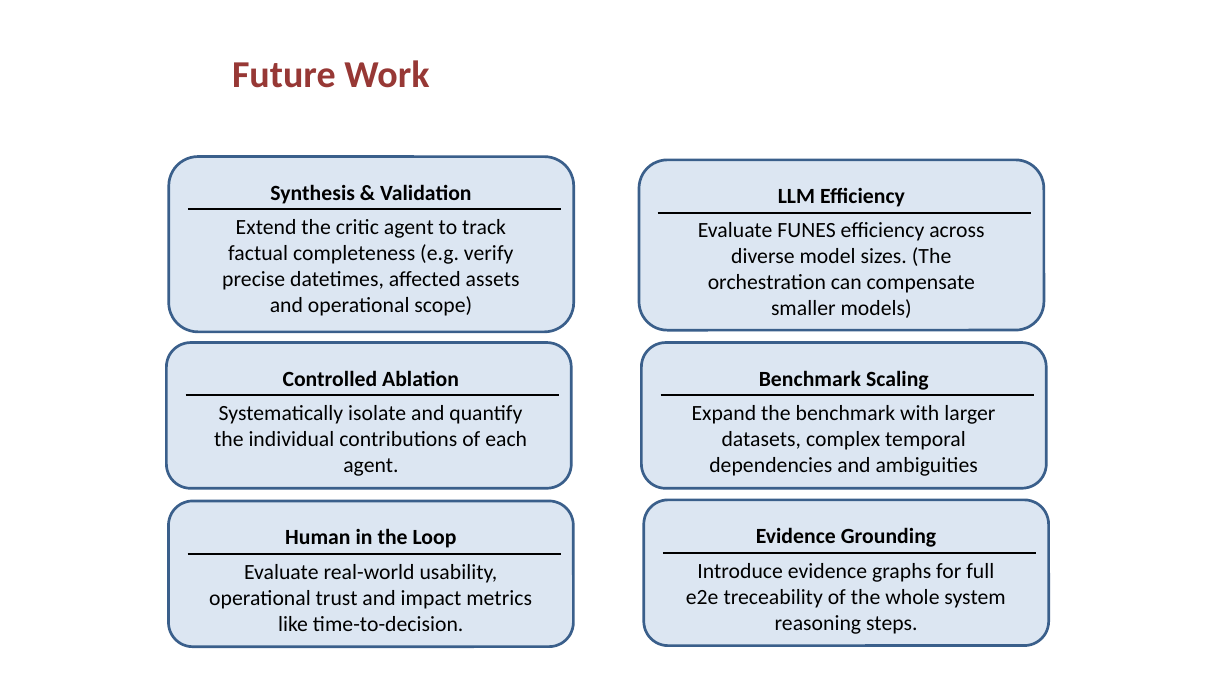
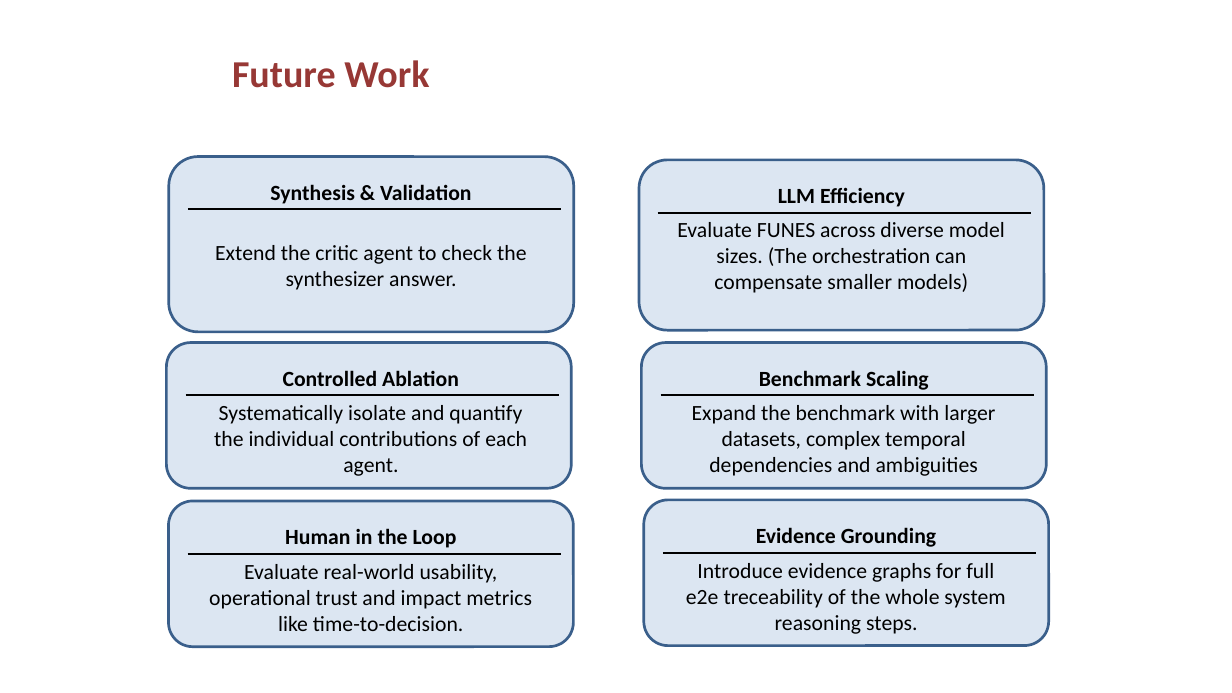
Before and after one commit to AntonLissa/AIRO-thesis, a slide deck: slide 22 of AIRO.pptx (slide 25 before the commit). Drawn at 1232x693 pixels with LibreOffice and Linux fonts; fonts in the diff are those of the drawing; background and template pictures are left out. Boxes give left, top, right and bottom in pixels: in the first picture for what was removed or moved away, otherwise in the second. Text is boxed around its words. In the diff, an @@ line names an element or a change of style, - is before the commit and + after.

```diff
--- a/AIRO.pptx
+++ b/AIRO.pptx
@@ text at (677, 222, 1005, 293): text changed @@
-Evaluate FUNES efficiency across diverse model sizes. (The orchestration can compensate smaller models)
+Evaluate FUNES across diverse model sizes. (The orchestration can compensate smaller models)
@@ text at (215, 245, 527, 290): text changed @@
-Extend the critic agent to track factual completeness (e.g. verify precise datetimes, affected assets and operational scope)
+Extend the critic agent to check the synthesizer answer.
```
Also in this commit, not shown: 9 other slides changed, 3 slides removed, 1 other file.
